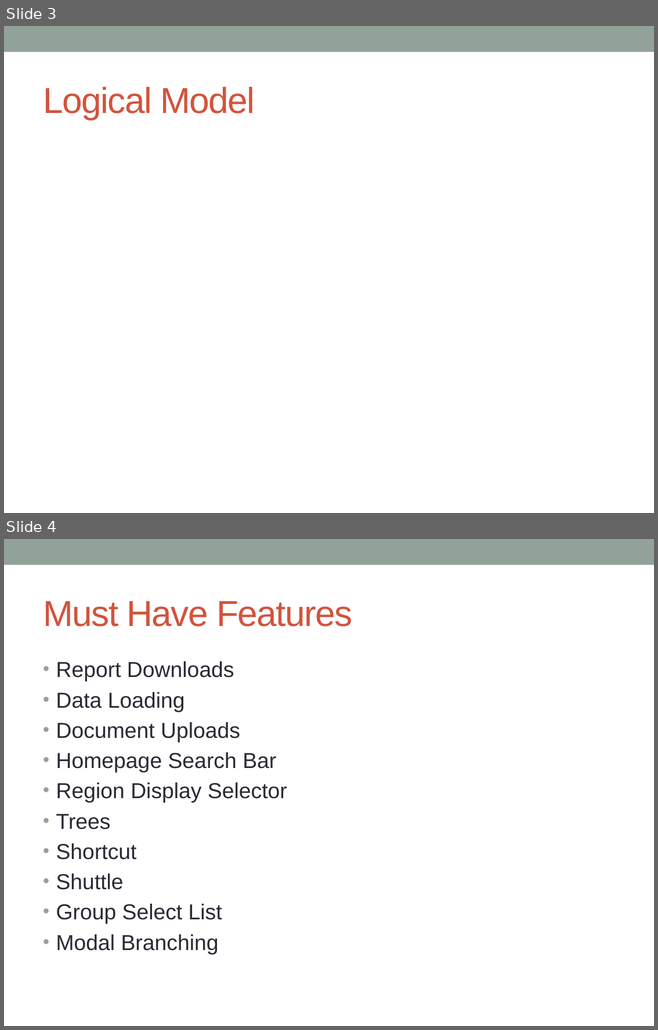
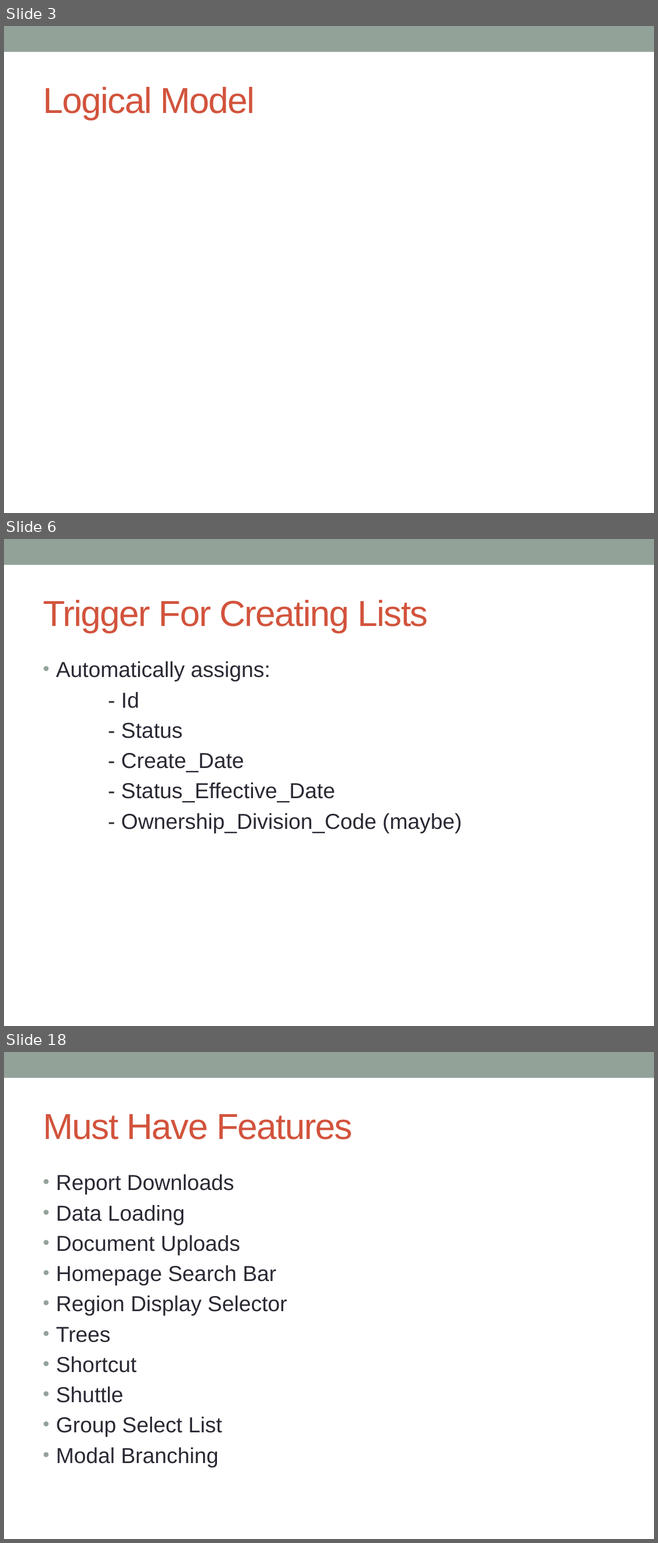
Before and after one commit to cschwendiman/cs347project, a slide deck: project_presentation.pptx. Shown one above the other, each under a label of ours: slides 3 and 4 before the commit, slides 3, 6 and 18 after it; the slides between them are not shown. The pictures are 658x1030 and 658x1543 pixels, drawn with LibreOffice and Linux fonts; fonts in the diff are those of the drawing. Boxes give left, top, right and bottom in pixels: in the first picture for what was removed or moved away, otherwise in the second. Text is boxed around its words. In the diff, an @@ line names an element or a change of style, - is before the commit and + after.

```diff
--- a/project_presentation.pptx
+++ b/project_presentation.pptx
@@ slide 6 added at (4,539,654,1026), background #FFFFFF; not listed: 1 template element that a slide beside it also shows @@
@@ title added at (43,600,428,633), 40 pt, text #D2533C @@
+Trigger For Creating Lists
@@ text added at (56,661,462,833), 24 pt, text #292934 @@
+• Automatically assigns:
+- Id
+- Status
+- Create_Date
+- Status_Effective_Date
+- Ownership_Division_Code (maybe)
@@ what was slide 4 is now slide 18 @@
```
Also in this commit, not shown: 13 other slides added.
